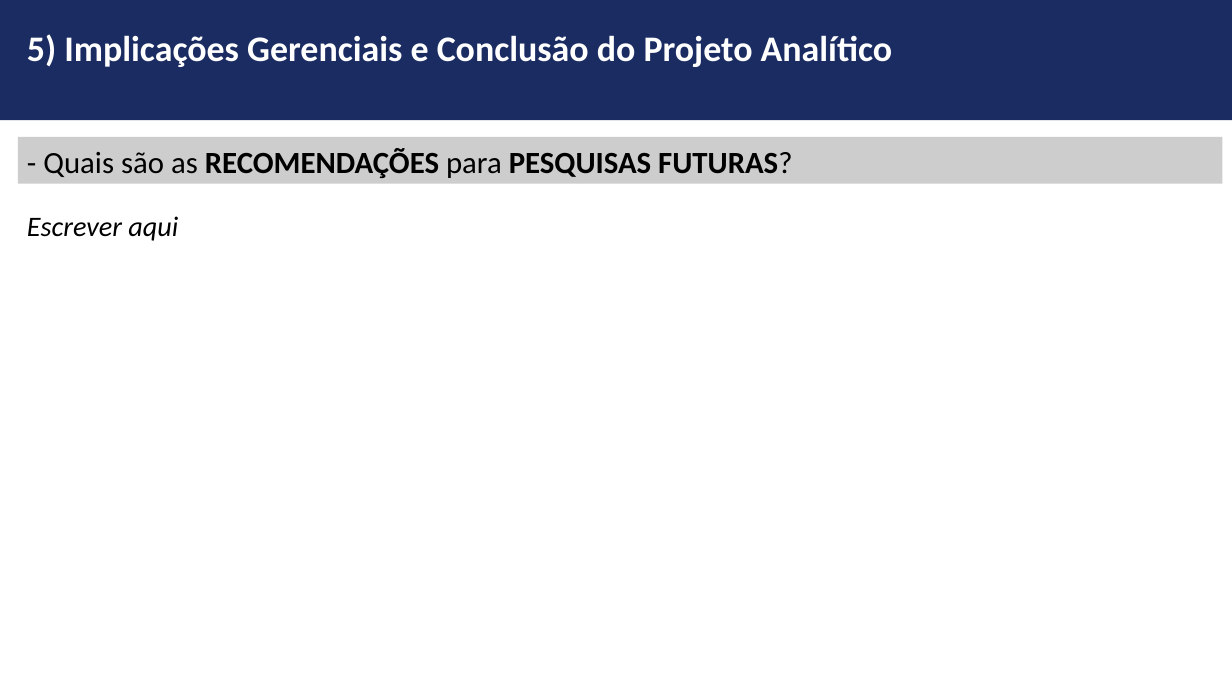
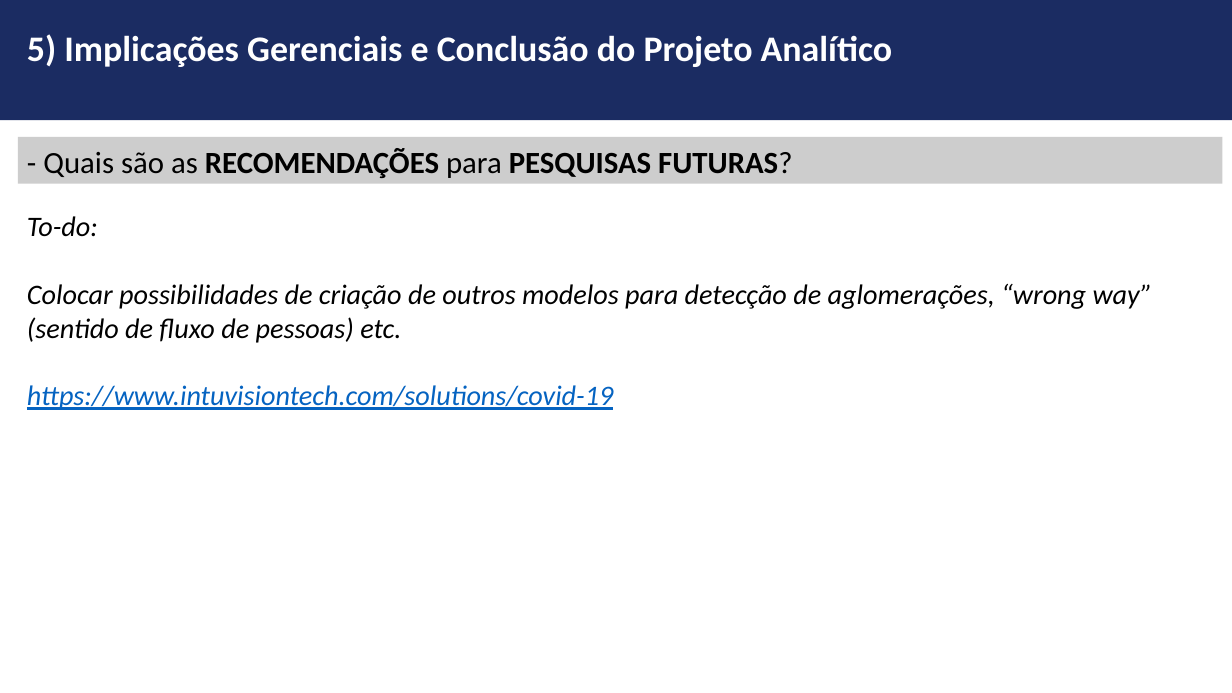
Before and after one commit to ldaniel/Challenges-Requirements-Analytical-Projects, a slide deck: slide 22 of presentation/FGV-MBA - Monografia - Detecção de Máscara Facial.pptx (slide 17 before the commit). Drawn at 1232x693 pixels with LibreOffice and Linux fonts; fonts in the diff are those of the drawing; background and template pictures are left out. Boxes give left, top, right and bottom in pixels: in the first picture for what was removed or moved away, otherwise in the second. Text is boxed around its words. In the diff, an @@ line names an element or a change of style, - is before the commit and + after.

```diff
--- a/presentation/FGV-MBA - Monografia - Detecção de Máscara Facial.pptx
+++ b/presentation/FGV-MBA - Monografia - Detecção de Máscara Facial.pptx
@@ text at [27, 216, 1153, 410]: text changed @@
-Escrever aqui
+To-do:
+Colocar possibilidades de criação de outros modelos para detecção de aglomerações, “wrong way” (sentido de fluxo de pessoas) etc.
+https://www.intuvisiontech.com/solutions/covid-19
```
Also in this commit, not shown: 8 other slides changed, 5 slides added.
